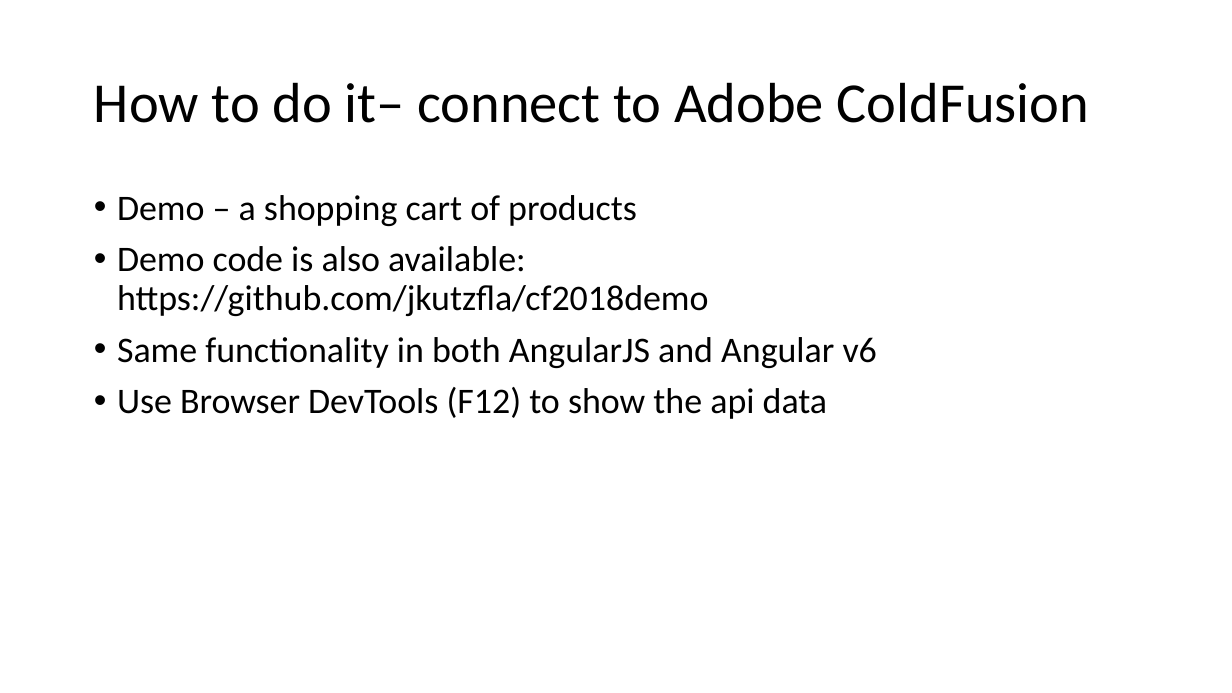
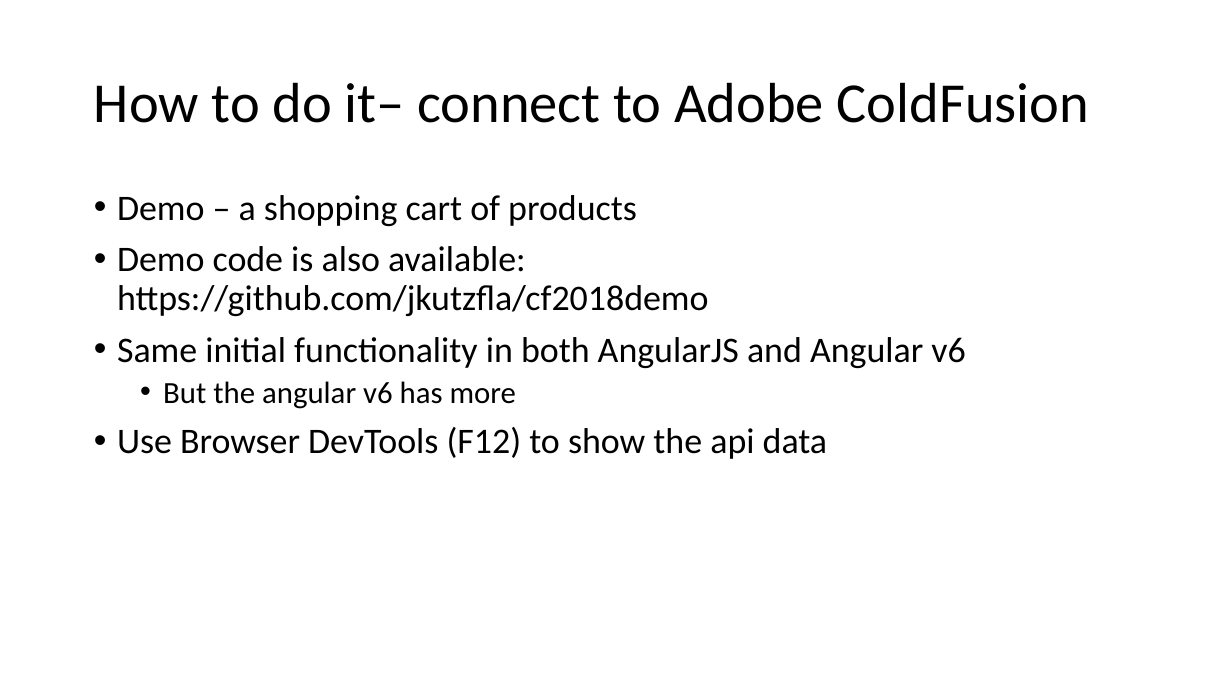
Before and after one commit to jkutzfla/cf2018demo, a slide deck: slide 5 of www/docs/Angular4CFDevs_jkutzfla_2018.pptx (slide 8 before the commit). Drawn at 1232x693 pixels with LibreOffice and Linux fonts; fonts in the diff are those of the drawing. Boxes give left, top, right and bottom in pixels: in the first picture for what was removed or moved away, otherwise in the second. Text is boxed around its words. In the diff, an @@ line names an element or a change of style, - is before the commit and + after.

```diff
--- a/www/docs/Angular4CFDevs_jkutzfla_2018.pptx
+++ b/www/docs/Angular4CFDevs_jkutzfla_2018.pptx
@@ text at (x1=117, y1=337, x2=965, y2=409): text changed @@
-• Same functionality in both AngularJS and Angular v6
+• Same initial functionality in both AngularJS and Angular v6
+  • But the angular v6 has more
```
Also in this commit, not shown: 3 other slides changed, 3 slides removed.
